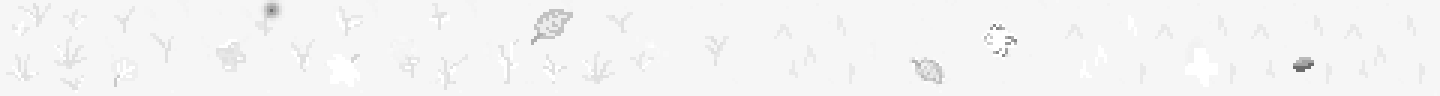
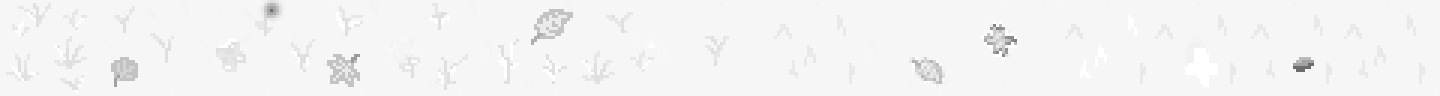
Layer changes from the first 1440 x 96 image to the second:
pixels changed over [111, 27, 1017, 87] (layer not identified)
